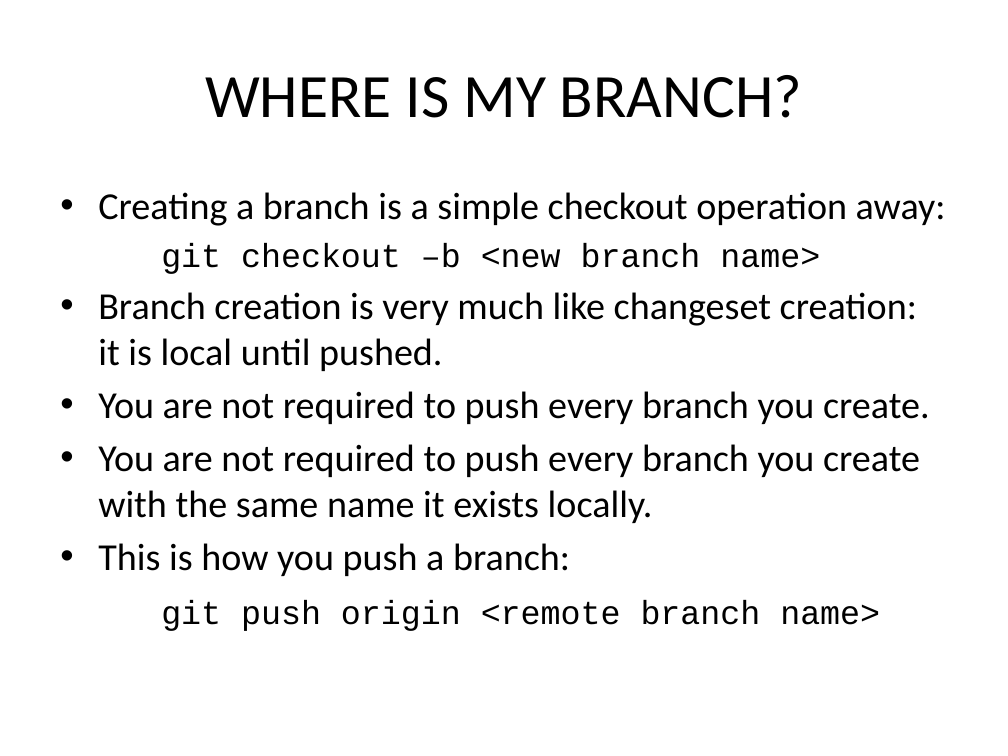
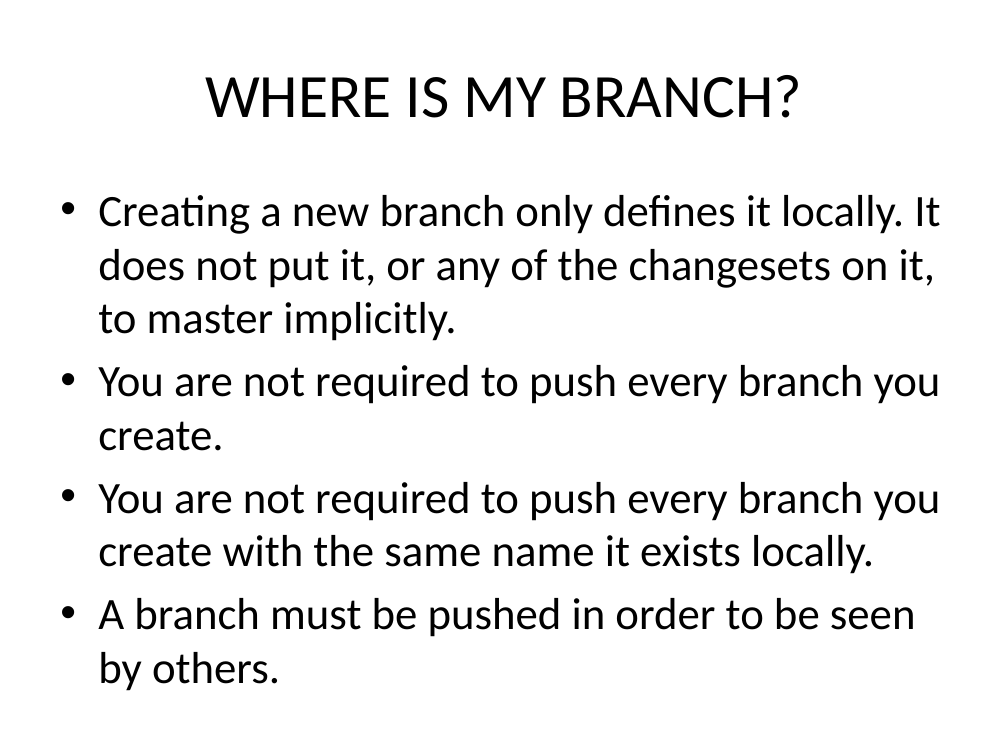
Before and after one commit to kangelov/gitdemo, a slide deck: slide 25 of powerpoint/An Introduction to GIT.pptx. Drawn at 1008x756 pixels with LibreOffice and Linux fonts; fonts in the diff are those of the drawing. Boxes give left, top, right and bottom in pixels: in the first picture for what was removed or moved away, otherwise in the second. Text is boxed around its words. In the diff, an @@ line names an element or a change of style, - is before the commit and + after.

```diff
--- a/powerpoint/An Introduction to GIT.pptx
+++ b/powerpoint/An Introduction to GIT.pptx
@@ text at (x1=98, y1=195, x2=940, y2=341): text changed; size 27.2 to 32 pt @@
-• Creating a branch is a simple checkout operation away:
-git checkout –b <new branch name>
-• Branch creation is very much like changeset creation: it is local until pushed.
+• Creating a new branch only defines it locally. It does not put it, or any of the changesets on it, to master implicitly.
@@ text at (x1=98, y1=365, x2=941, y2=574): size 27.2 to 32 pt in "You are not required to push every ...", "You are not required to push every ..." @@
@@ text at (x1=98, y1=598, x2=916, y2=691): text changed; size 23.8 to 32 pt; font Courier New to Calibri @@
-• This is how you push a branch:
-git push origin <remote branch name>
+• A branch must be pushed in order to be seen by others.
```
Also in this commit, not shown: 3 other slides changed.
